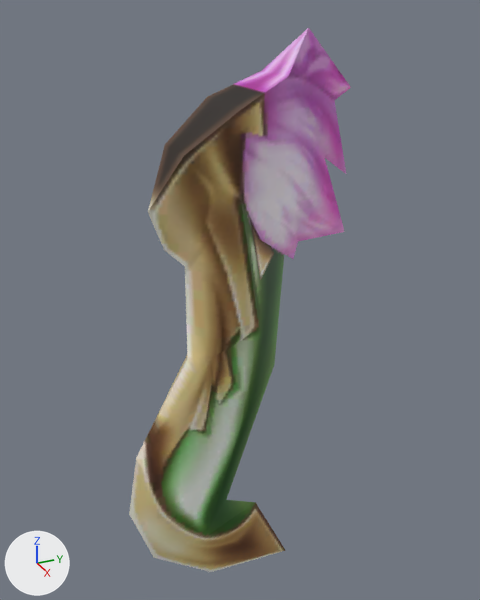
Before and after pictures for a commit that changed the FBX model fbx/w302083_02/w302083_02.fbx.
Before and after are seen from a 50 mm camera at (0.00661, -0.00269, -0.00015) aimed at (-0.0002, 0.00037, -0.00355). The lights are fixed; the arrows at lower left show +X, +Y and +Z. Where no turn or scale is listed for an object, it has been applied to the vertices.

Objects in the first picture: 'mSaya'.
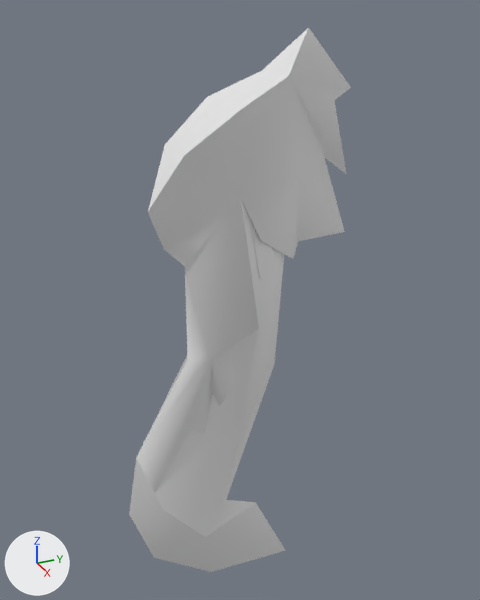
The newer file is also turned or shifted as a whole; pictures and numbers use the older file's frame.

What differs and where, as boxes [x1, y1, x2, y2] in the pictures (480 x 600 px):
'mSaya', recoloured
    both: [129, 28, 351, 572]

Edits to the bpy script that builds the scene:
```text
Change me_msaya:
    where me_msaya.from_pydata(...)  # 66 vertices, 99 faces; spans x -0.00046..0.00046, y -0.00127..0.0017, z -0.00773..-0.00045
    remove me_msaya.materials.append(mat_mtwepkatana)  # picture img_w302083_01_png
```
